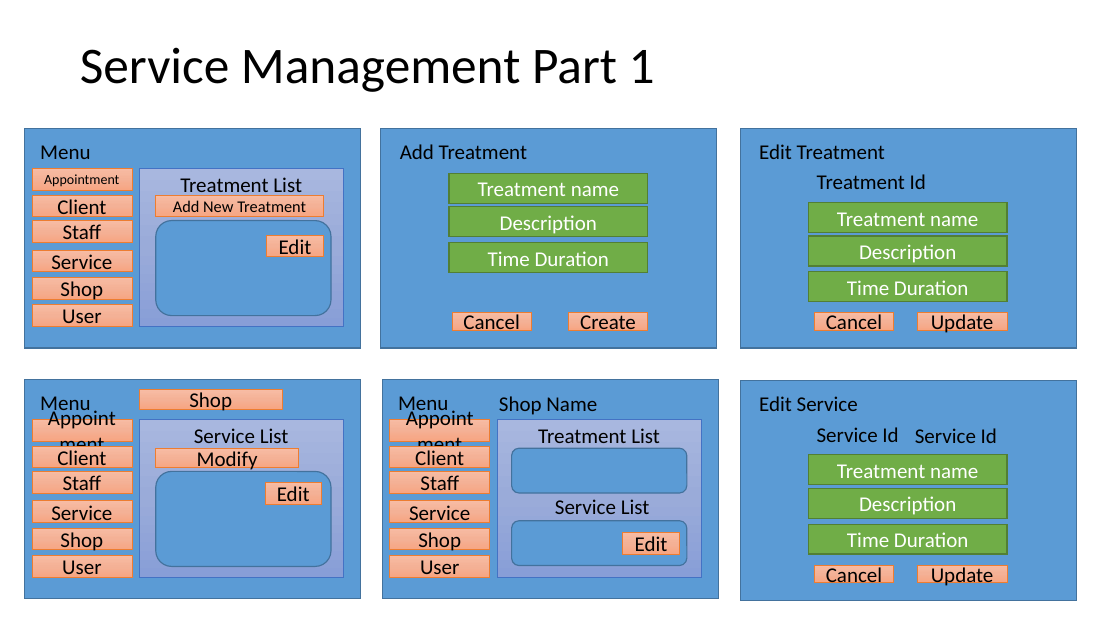
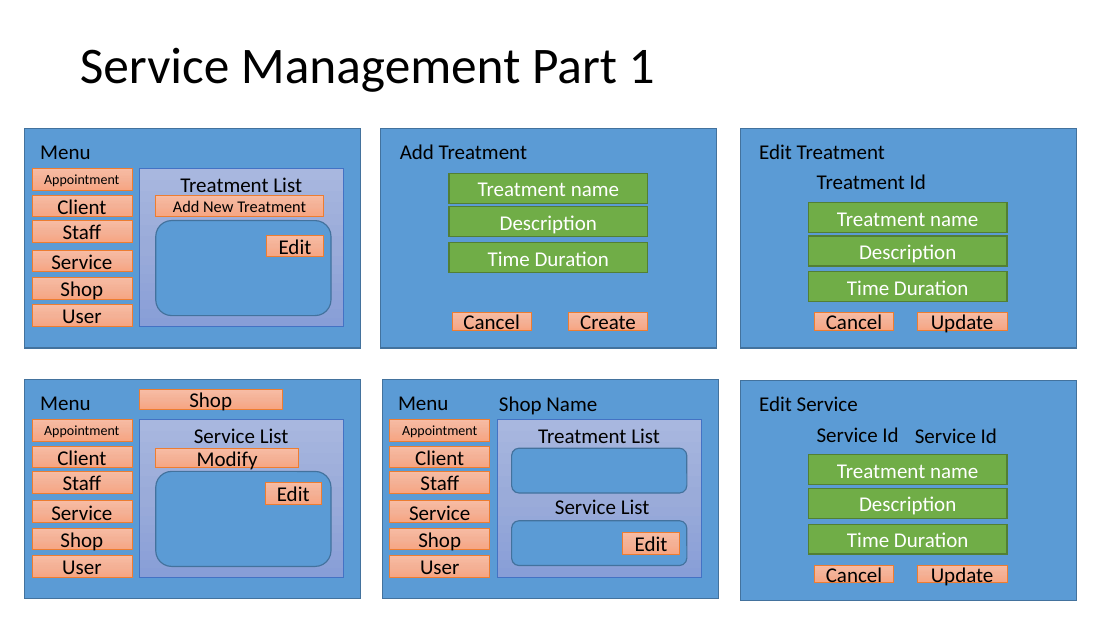
Before and after one commit to SnowFox108/HerbAppointment, a slide deck: slide 6 of SupportFiles/Documents/SketchFlow.pptx. Drawn at 1120x630 pixels with LibreOffice and Linux fonts; fonts in the diff are those of the drawing. Boxes give left, top, right and bottom in pixels: in the first picture for what was removed or moved away, otherwise in the second. Text is boxed around its words. In the diff, an @@ line names an element or a change of style, - is before the commit and + after.

Commit message:
Service and Client

```diff
--- a/SupportFiles/Documents/SketchFlow.pptx
+++ b/SupportFiles/Documents/SketchFlow.pptx
@@ rectangle "Appointment" at <box>32,419,132,441</box>: size 18 to 12 pt @@
@@ rectangle "Appointment" at <box>390,419,490,441</box>: size 18 to 12 pt @@
```
Also in this commit, not shown: 13 other files.
